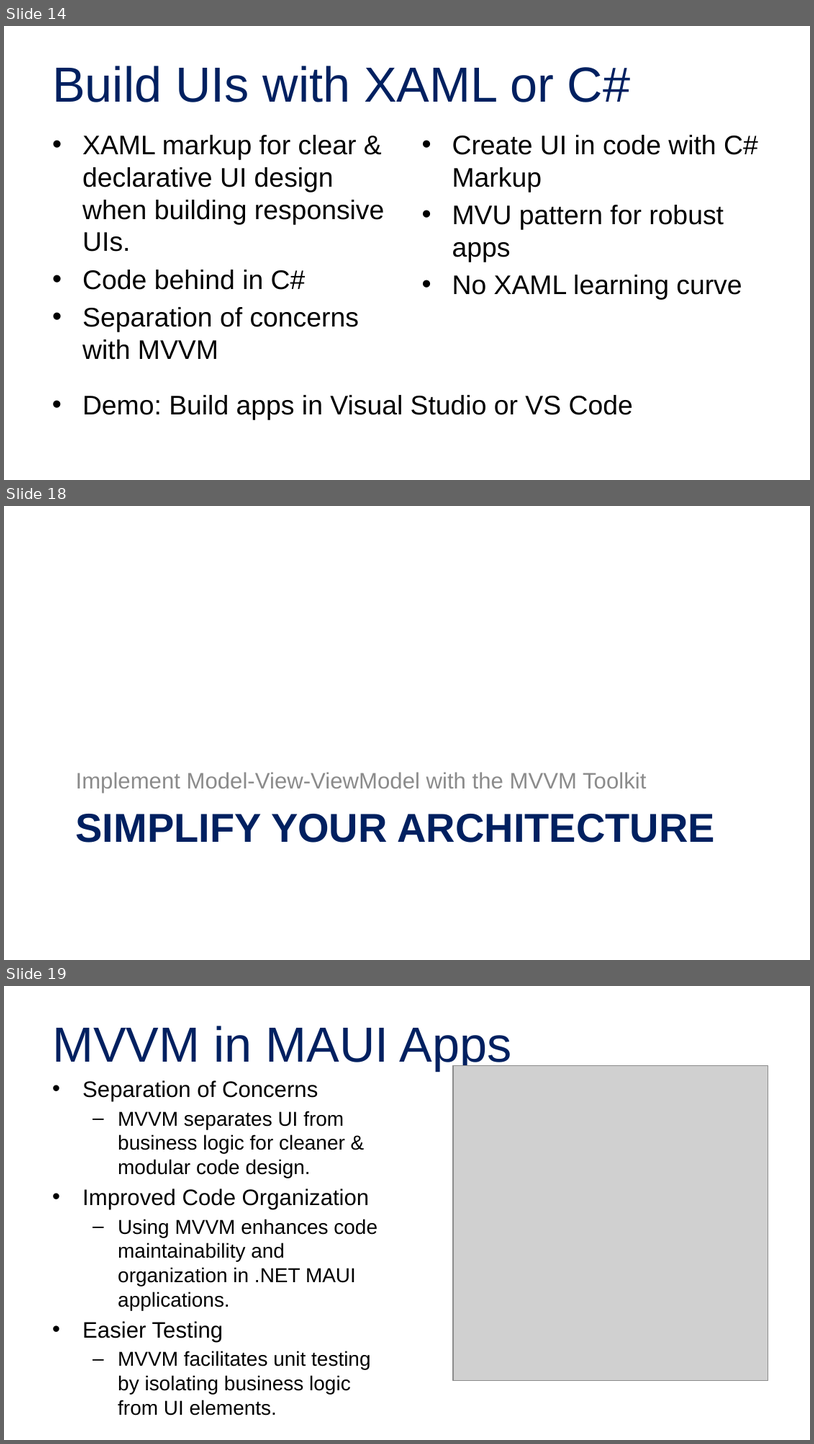
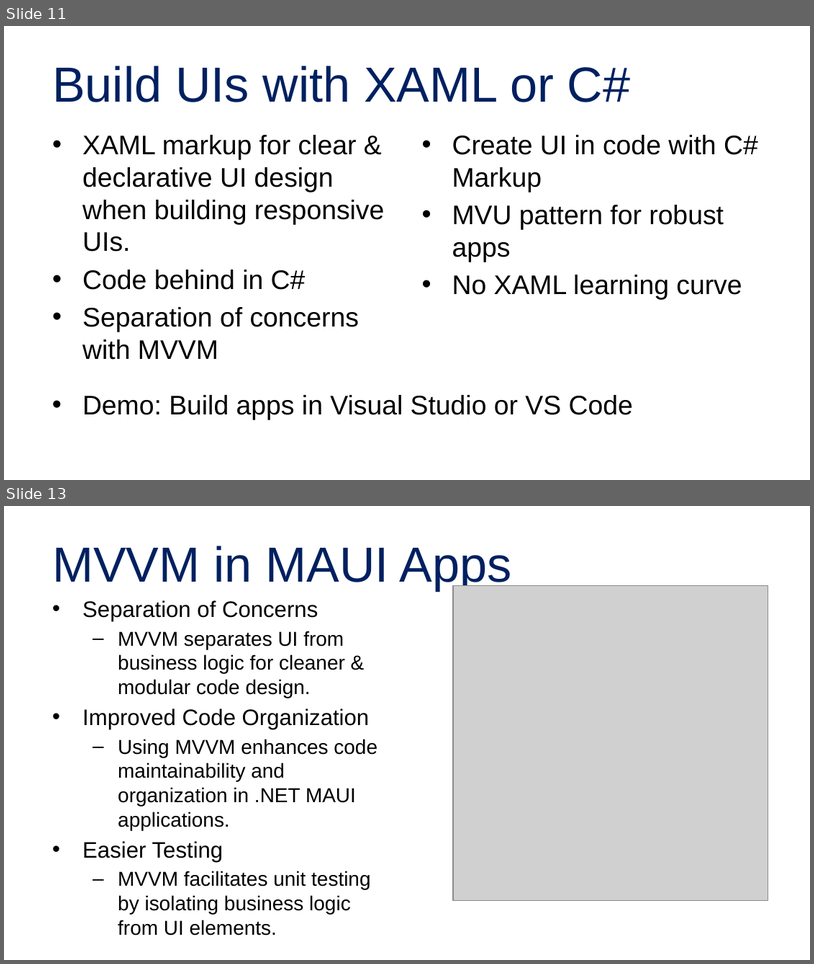
Before and after one commit to alvinashcraft/speaking, a slide deck: 2025/1116_VSLiveOrlando/Maui Toolkit/Create Multi-Platform Apps with .NET.pptx. Shown one above the other, each under a label of ours: slides 14, 18 and 19 before the commit, slides 11 and 13 after it; the slides between them are not shown. The pictures are 814x1444 and 814x964 pixels, drawn with LibreOffice and Linux fonts; fonts in the diff are those of the drawing; grey boxes stand for pictures; background and template pictures are left out. Boxes give left, top, right and bottom in pixels: in the first picture for what was removed or moved away, otherwise in the second. Text is boxed around its words. In the diff, an @@ line names an element or a change of style, - is before the commit and + after.

Commit message:
Simplify maui slides for live360 orlando

```diff
--- a/2025/1116_VSLiveOrlando/Maui Toolkit/Create Multi-Platform Apps with .NET.pptx
+++ b/2025/1116_VSLiveOrlando/Maui Toolkit/Create Multi-Platform Apps with .NET.pptx
@@ slide 18 removed at [4,506,810,960], background picture (left out) @@
@@ text removed at [76,772,646,793] @@
-Implement Model-View-ViewModel with the MVVM Toolkit
@@ title removed at [76,813,715,842] @@
-SIMPLIFY YOUR ARCHITECTURE
@@ what was slide 14 is now slide 11 @@
@@ what was slide 19 is now slide 13 @@
```
Also in this commit, not shown: 10 slides changed, 11 other slides removed.
